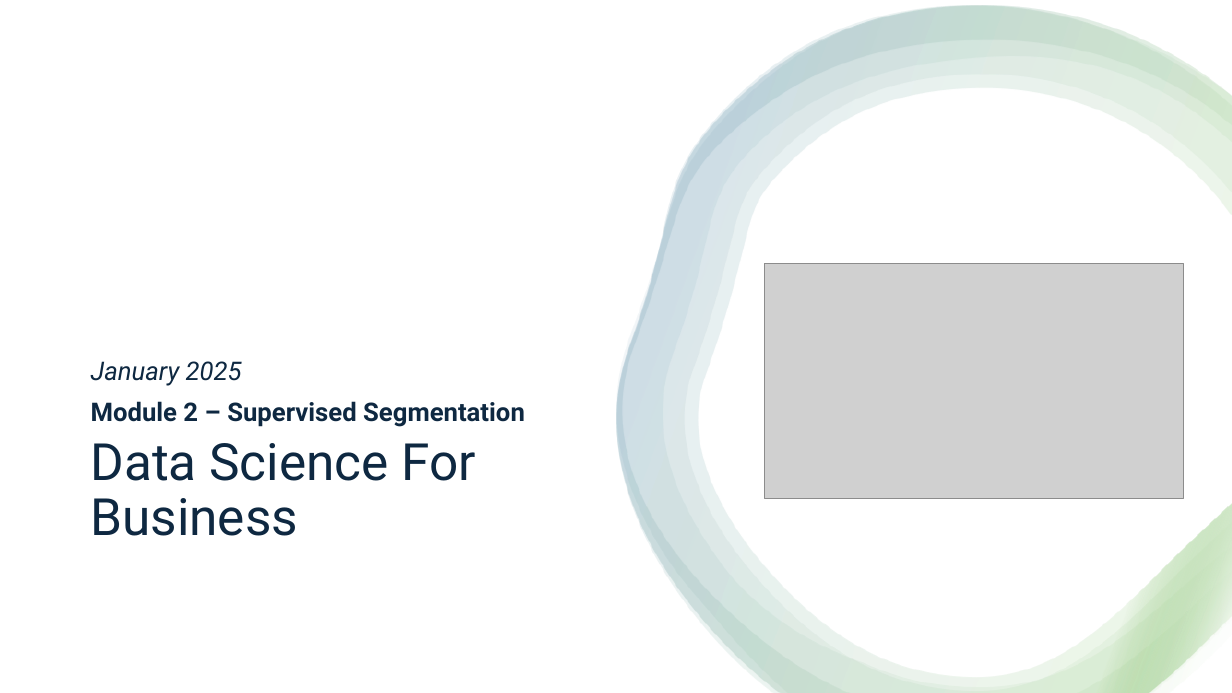
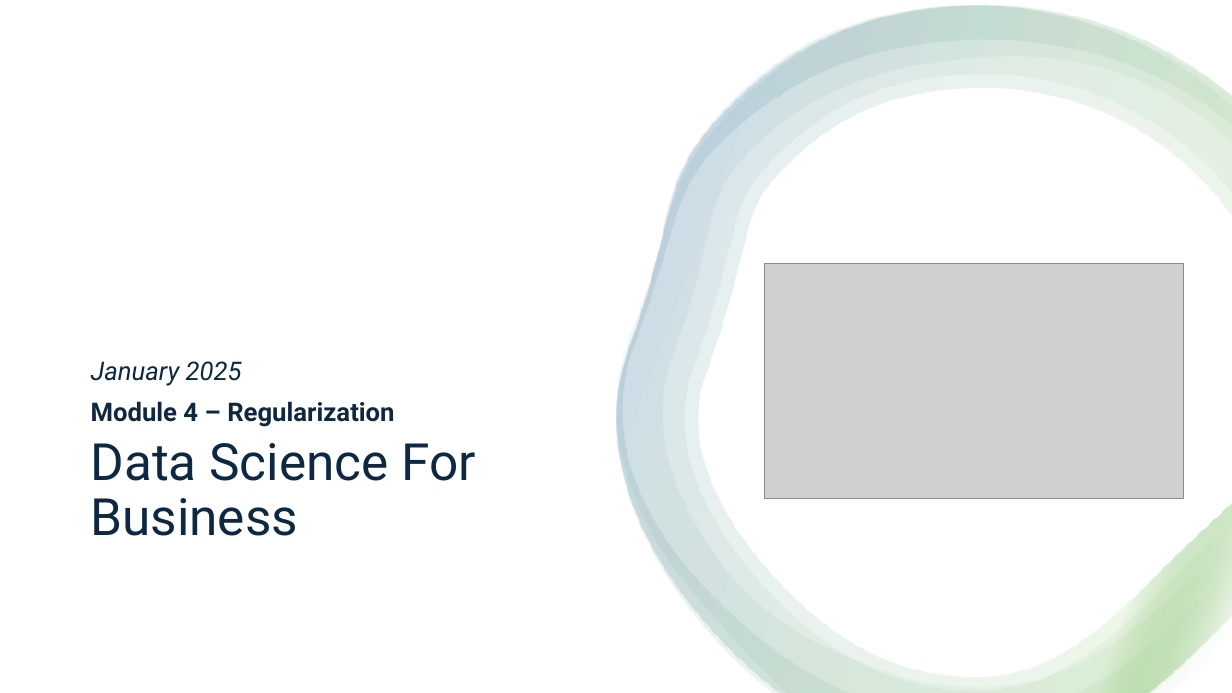
Before and after one commit to connordouglas10/DS-Tech-2025January, a slide deck: slide 1 of Modules/Module4/Slides 4.pptx. Drawn at 1232x693 pixels with LibreOffice and Linux fonts; fonts in the diff are those of the drawing; grey boxes stand for pictures. Boxes give left, top, right and bottom in pixels: in the first picture for what was removed or moved away, otherwise in the second. Text is boxed around its words. In the diff, an @@ line names an element or a change of style, - is before the commit and + after.

```diff
--- a/Modules/Module4/Slides 4.pptx
+++ b/Modules/Module4/Slides 4.pptx
@@ subtitle at box(91, 401, 394, 427): text changed @@
-Module 2 – Supervised Segmentation
+Module 4 – Regularization
```
Also in this commit, not shown: 7 other slides changed, 2 slides added, 19 slides removed, 4 other files.
